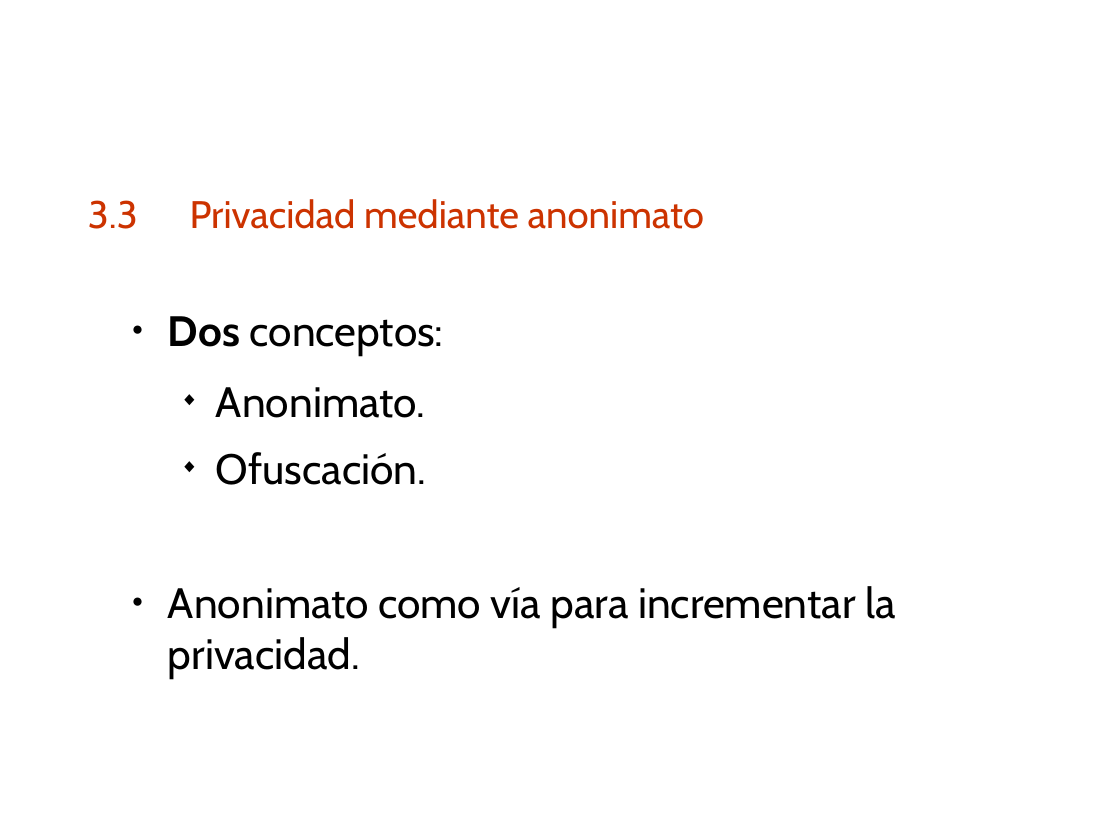
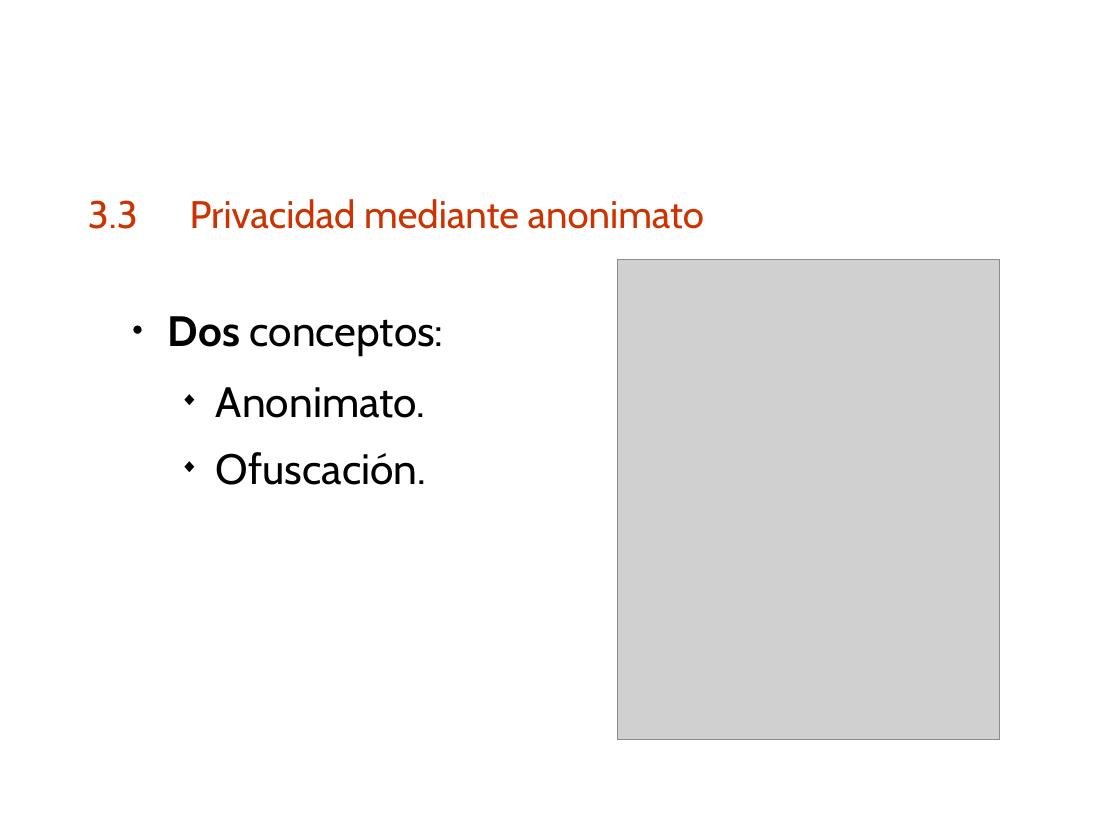
Before and after one commit to kikoas1995/anonFramework, a slide deck: slide 7 of Presentacion.odp. Drawn at 1120x840 pixels with LibreOffice and Linux fonts; fonts in the diff are those of the drawing; grey boxes stand for pictures; background and template pictures are left out. Boxes give left, top, right and bottom in pixels: in the first picture for what was removed or moved away, otherwise in the second. Text is boxed around its words. In the diff, an @@ line names an element or a change of style, - is before the commit and + after.

```diff
--- a/Presentacion.odp
+++ b/Presentacion.odp
@@ picture added at <box>618,260,1000,740</box> @@
@@ text at <box>168,586,895,628</box>: paragraph removed @@
-● Anonimato como vía para incrementar la privacidad.
```
Also in this commit, not shown: 1 other slide changed, 1 slide added.
